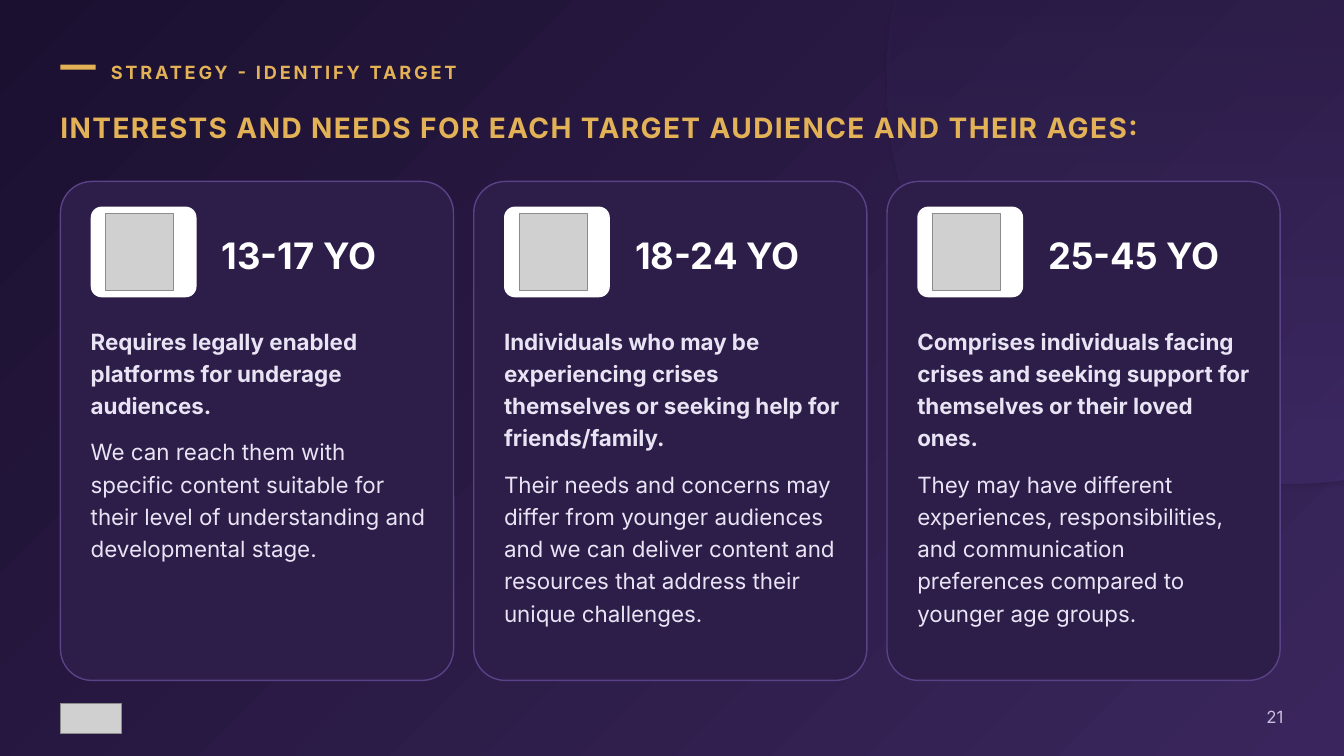
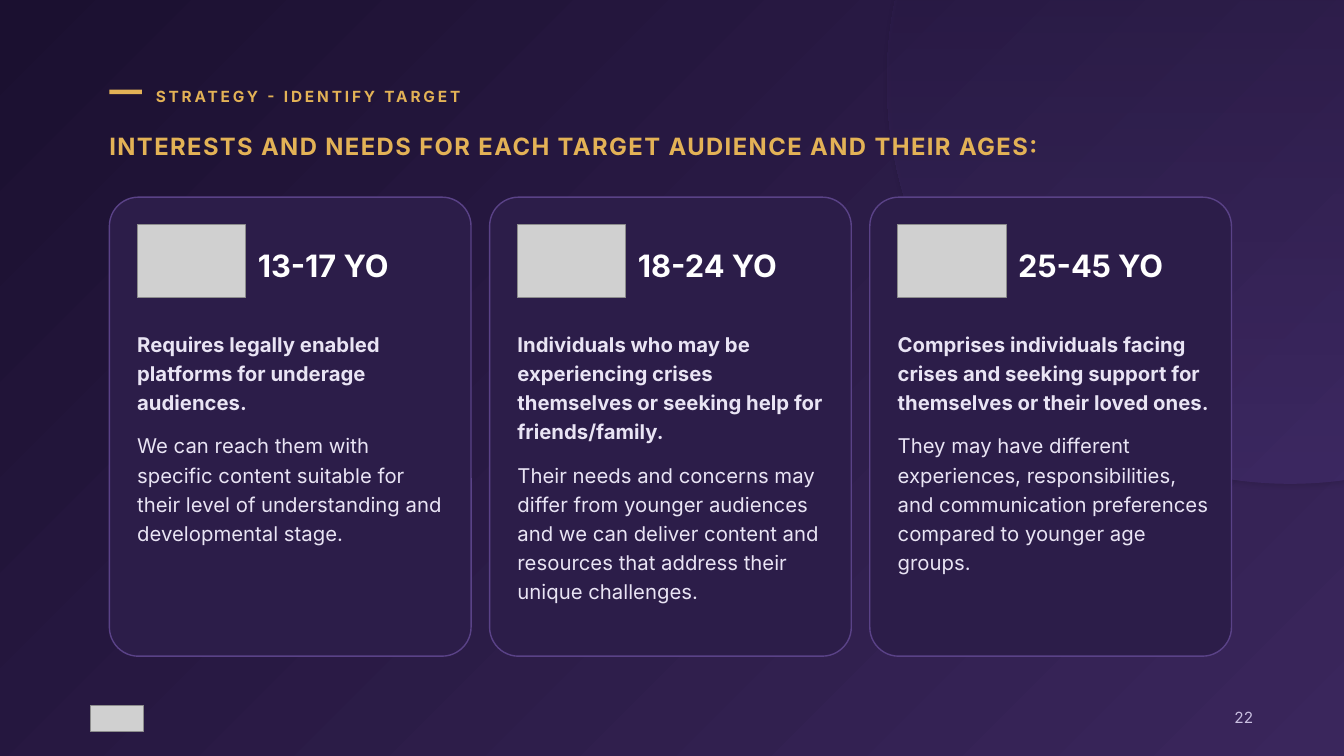
Before and after one commit to patriciobrunoar/alkimia, a slide deck: slide 22 of decks/jcs-miami-dade/JCS-Case-Miami-Dade-Alkimia.pptx (slide 21 before the commit). Drawn at 1344x756 pixels with LibreOffice and Linux fonts; fonts in the diff are those of the drawing; grey boxes stand for pictures. Boxes give left, top, right and bottom in pixels: in the first picture for what was removed or moved away, otherwise in the second. Text is boxed around its words. In the diff, an @@ line names an element or a change of style, - is before the commit and + after.

```diff
--- a/decks/jcs-miami-dade/JCS-Case-Miami-Dade-Alkimia.pptx
+++ b/decks/jcs-miami-dade/JCS-Case-Miami-Dade-Alkimia.pptx
@@ text "STRATEGY - IDENTIFY TARGET": place and size @@
-text "STRATEGY - IDENTIFY TARGET" at (111, 58, 1220, 89)
+text "STRATEGY - IDENTIFY TARGET" at (156, 84, 1177, 112)
@@ text "STRATEGY - IDENTIFY TARGET" at (156, 84, 1177, 112): size 13 to 11 pt @@
@@ rectangle: place and size @@
-rectangle at (60, 65, 96, 70)
+rectangle at (110, 90, 142, 95)
@@ text "INTERESTS AND NEEDS FOR EACH ...": place and size @@
-text "INTERESTS AND NEEDS FOR EACH ..." at (60, 117, 1138, 139)
+text "INTERESTS AND NEEDS FOR EACH ..." at (109, 137, 1037, 156)
@@ text "INTERESTS AND NEEDS FOR EACH ..." at (109, 137, 1037, 156): size 20 to 17 pt @@
@@ rounded rectangle removed at (91, 207, 197, 297) @@
@@ rounded rectangle: place and size @@
-rounded rectangle at (60, 181, 454, 681)
+rounded rectangle at (110, 198, 472, 656)
@@ rounded rectangle: place and size @@
-rounded rectangle at (474, 181, 867, 681)
+rounded rectangle at (490, 198, 852, 656)
@@ rounded rectangle removed at (504, 207, 610, 297) @@
@@ rounded rectangle: place and size @@
-rounded rectangle at (887, 181, 1280, 681)
+rounded rectangle at (870, 198, 1232, 656)
@@ rounded rectangle removed at (918, 207, 1023, 297) @@
@@ picture removed at (106, 214, 174, 290) @@
@@ picture added at (137, 225, 246, 297) @@
@@ text "13-17 YO": place and size @@
-text "13-17 YO" at (222, 242, 376, 270)
+text "13-17 YO" at (258, 254, 389, 278)
@@ picture: place and size @@
-picture at (519, 214, 588, 290)
+picture at (517, 225, 626, 297)
@@ text "18-24 YO": place and size @@
-text "18-24 YO" at (635, 242, 799, 270)
+text "18-24 YO" at (638, 254, 777, 278)
@@ picture: place and size @@
-picture at (933, 214, 1001, 290)
+picture at (898, 225, 1007, 297)
@@ size 26 to 22 pt in 3 elements at (638, 254, 777, 278), (258, 254, 389, 278), (1018, 254, 1163, 278) @@
@@ text "25-45 YO": place and size @@
-text "25-45 YO" at (1048, 242, 1220, 270)
+text "25-45 YO" at (1018, 254, 1163, 278)
@@ size 16 to 14.5 pt in 3 elements at (517, 336, 822, 604), (898, 336, 1208, 575), (137, 336, 442, 546) @@
@@ text "Requires legally enabled platforms for ...": place and size @@
-text "Requires legally enabled platforms for ..." at (91, 333, 425, 562)
+text "Requires legally enabled platforms for ..." at (137, 336, 442, 546)
@@ text "Individuals who may be experiencing ...": place and size @@
-text "Individuals who may be experiencing ..." at (504, 333, 839, 627)
+text "Individuals who may be experiencing ..." at (517, 336, 822, 604)
@@ text "Comprises individuals facing crises and ...": place and size @@
-text "Comprises individuals facing crises and ..." at (917, 333, 1249, 627)
+text "Comprises individuals facing crises and ..." at (898, 336, 1208, 575)
@@ picture: place and size @@
-picture at (60, 704, 121, 734)
+picture at (91, 706, 143, 732)
@@ text at (1234, 711, 1253, 723): text changed; size 12 to 11 pt @@
-21
+22
```
Also in this commit, not shown: 37 other slides changed, 9 slides added, 8 slides removed, 36 other files.
